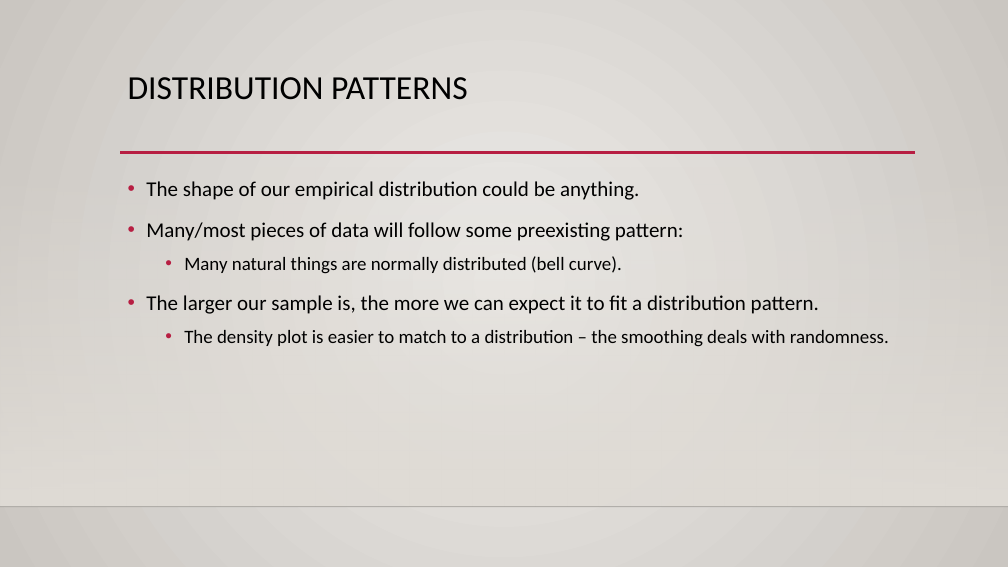
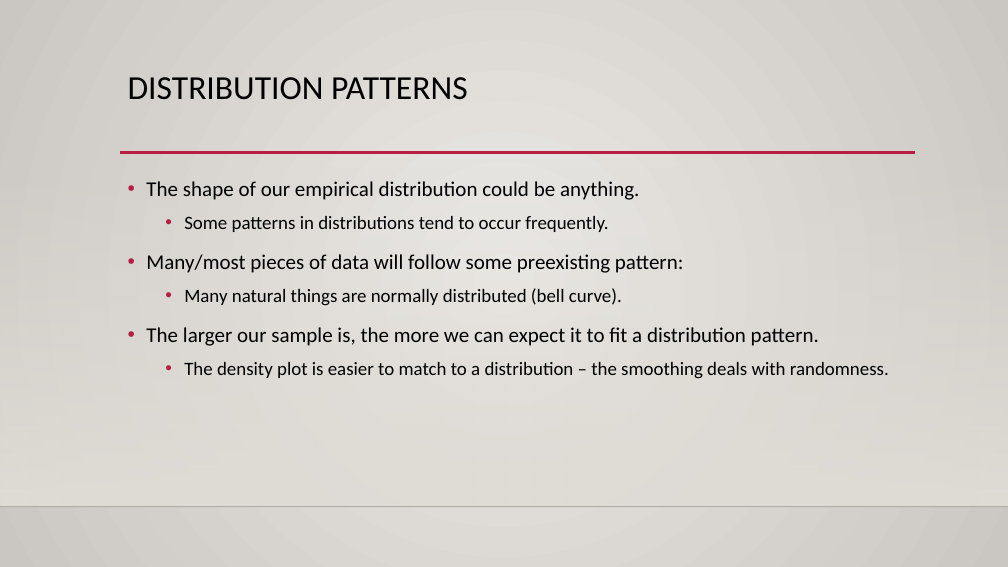
Before and after one commit to SedemSetor/Basic_Stats_in_Python_Student_Repository, a slide deck: slide 13 of reference_material/slides/003_Distribution_Basics.pptx (slide 12 before the commit). Drawn at 1008x567 pixels with LibreOffice and Linux fonts; fonts in the diff are those of the drawing; background and template pictures are left out. Boxes give left, top, right and bottom in pixels: in the first picture for what was removed or moved away, otherwise in the second. Text is boxed around its words. In the diff, an @@ line names an element or a change of style, - is before the commit and + after.

```diff
--- a/reference_material/slides/003_Distribution_Basics.pptx
+++ b/reference_material/slides/003_Distribution_Basics.pptx
@@ text at (184,216,608,232): paragraph added @@
+  • Some patterns in distributions tend to occur frequently.
```
Also in this commit, not shown: 3 other slides changed, 4 other files.
